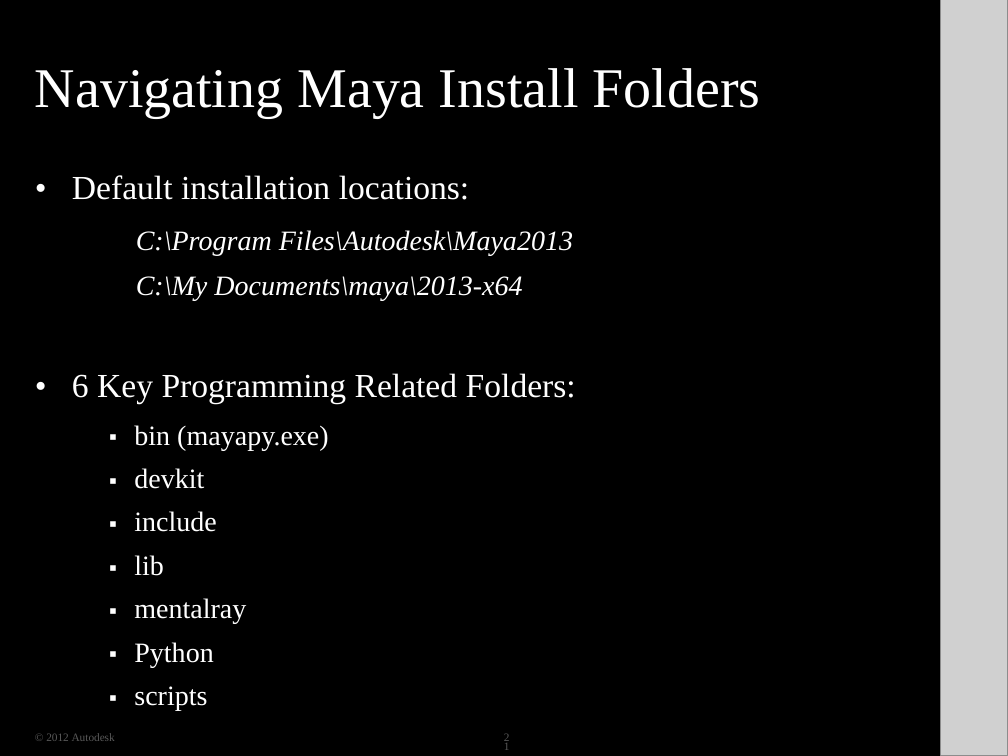
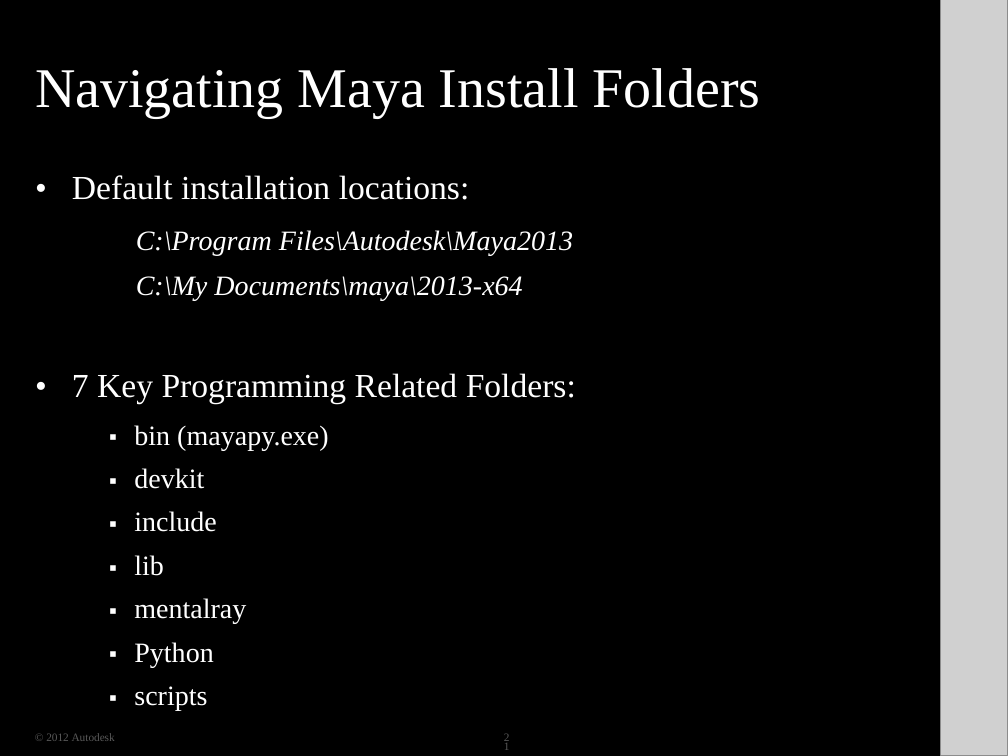
Before and after one commit to ADN-DevTech/Maya-Training-Material, a slide deck: slide 21 of 00_API_Overview_Introduction/00_API_Overview_Introduction.pptx. Drawn at 1008x756 pixels with LibreOffice and Linux fonts; fonts in the diff are those of the drawing; grey boxes stand for pictures; background and template pictures are left out; a plain dark background stands for a picture behind light text. Boxes give left, top, right and bottom in pixels: in the first picture for what was removed or moved away, otherwise in the second. Text is boxed around its words. In the diff, an @@ line names an element or a change of style, - is before the commit and + after.

```diff
--- a/00_API_Overview_Introduction/00_API_Overview_Introduction.pptx
+++ b/00_API_Overview_Introduction/00_API_Overview_Introduction.pptx
@@ text at box(72, 373, 576, 404): text changed @@
-• 6 Key Programming Related Folders:
+• 7 Key Programming Related Folders:
```
Also in this commit, not shown: 10 other files.
